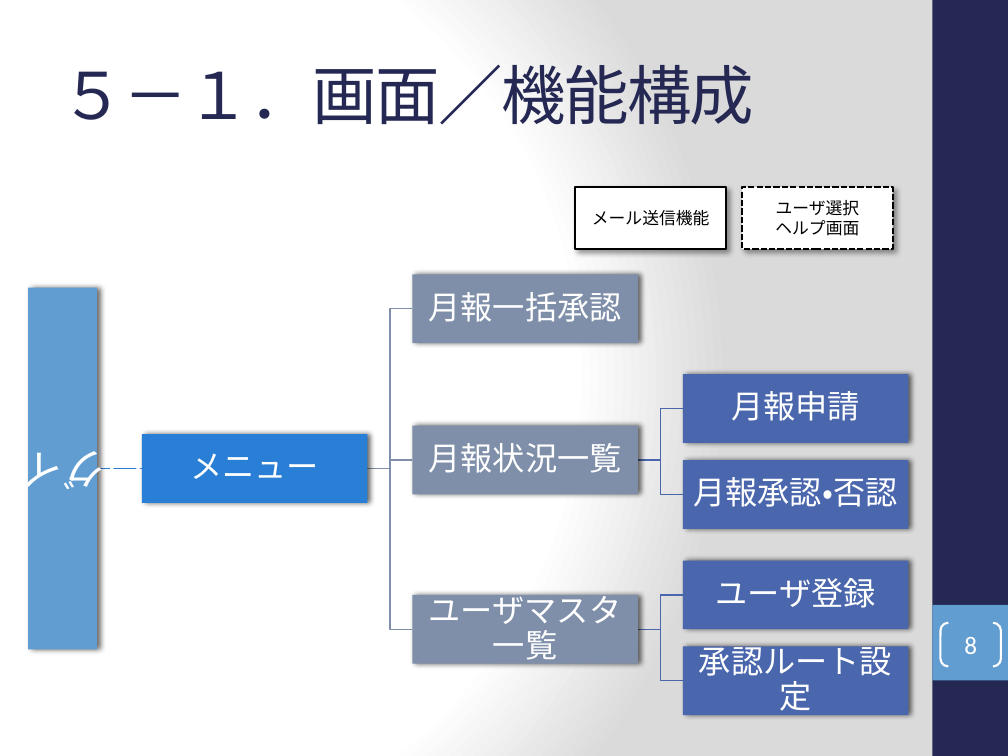
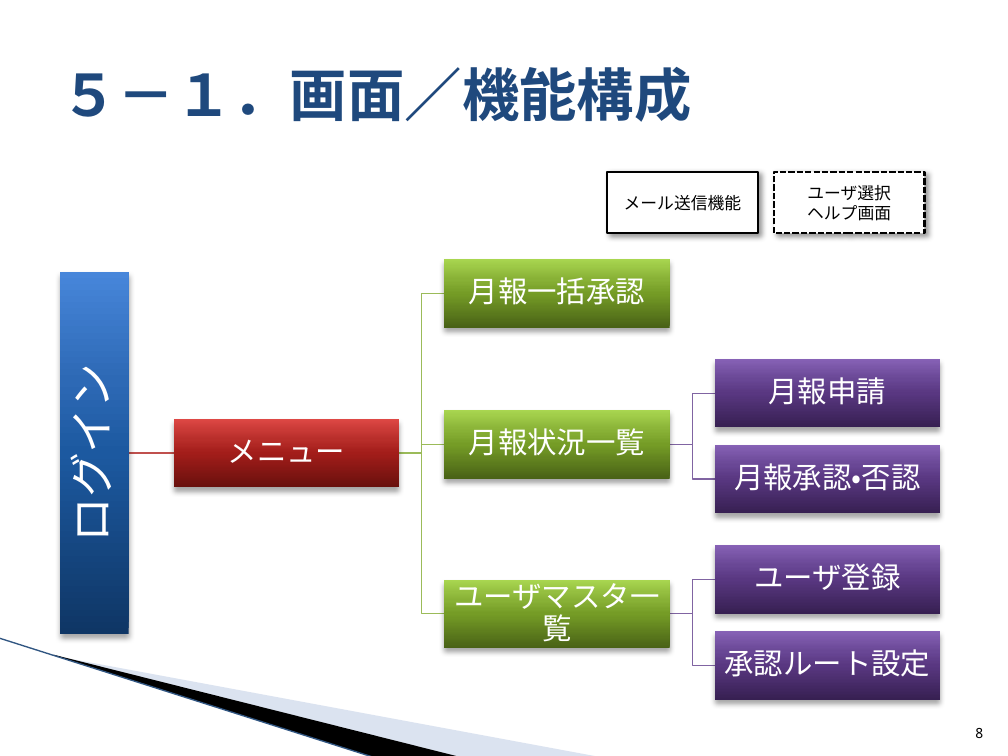
Before and after one commit to around7days/AppFreeMemo, a slide deck: slide 8 of 月報システム化提案.pptx. Drawn at 1008x756 pixels with LibreOffice and Linux fonts; fonts in the diff are those of the drawing; background and template pictures are left out. Boxes give left, top, right and bottom in pixels: in the first picture for what was removed or moved away, otherwise in the second. Text is boxed around its words. In the diff, an @@ line names an element or a change of style, - is before the commit and + after.

```diff
--- a/月報システム化提案.pptx
+++ b/月報システム化提案.pptx
@@ background gradient #FFFFFF to #DADADA to #FFFFFF @@
@@ rectangle removed at bbox=[932, 0, 1008, 756] @@
@@ title "５－１．画面／機能構成" at bbox=[60, 67, 691, 122]: size 46 to 41 pt, font Cambria to Noto Sans Mono, text colour #242852 to #1F497D, letter spacing -1 to 0 pt, bold on @@
@@ rectangle "メール送信機能" at bbox=[607, 171, 757, 233]: font Calibri to Noto Sans Mono @@
@@ rectangle "ユーザ選択" at bbox=[774, 171, 924, 233]: font Calibri to Noto Sans Mono @@
@@ 3 texts, 3 rectangles: place and size @@
-3 texts, 3 rectangles at bbox=[412, 274, 638, 666]
+3 texts, 3 rectangles at bbox=[445, 259, 670, 648]
@@ fill #7F8FA9 to gradient #4A6316 to #769C27 to #89B137 to #A9D651; shadow changed in 3 elements at bbox=[445, 410, 670, 479], bbox=[445, 580, 670, 648], bbox=[445, 259, 670, 328] @@
@@ text "ログイン": place and size @@
-text "ログイン" at bbox=[21, 449, 147, 502]
+text "ログイン" at bbox=[57, 380, 122, 537]
@@ text "ログイン" at bbox=[57, 380, 122, 537]: size 30 to 32 pt, font Calibri to Noto Sans Mono; rotation 180 to 270 degrees @@
@@ rectangle at bbox=[60, 272, 129, 634]: fill #629DD1 to gradient #0F3766 to #1D59A1 to #2D6AB6 to #4786DB; shadow changed @@
@@ size 23 to 21 pt, font Calibri to Noto Sans Mono in 8 elements at bbox=[769, 377, 887, 410], bbox=[734, 463, 920, 496], bbox=[754, 563, 900, 591], bbox=[724, 649, 930, 677], bbox=[469, 428, 645, 462], bbox=[454, 577, 659, 647], bbox=[469, 277, 645, 311], bbox=[228, 439, 346, 463] @@
@@ rectangle at bbox=[173, 418, 399, 487]: fill #297FD5 to gradient #68100E to #A41E1A to #B92E2A to #DF4845; shadow changed @@
@@ outline #4A66AC 1 pt to #8064A2 0.75 pt in 4 elements at bbox=[669, 445, 715, 479], bbox=[669, 614, 715, 665], bbox=[669, 580, 715, 614], bbox=[669, 393, 715, 445] @@
@@ freeform shape at bbox=[129, 448, 174, 458]: outline #297FD5 1 pt to #C0504D 0.75 pt @@
@@ 8 rectangles, 8 freeform shapes, 5 texts: place and size @@
-8 rectangles, 8 freeform shapes, 5 texts at bbox=[29, 187, 909, 717]
+8 rectangles, 8 freeform shapes, 5 texts at bbox=[60, 171, 940, 700]
@@ outline #7F8FA9 1 pt to #9BBB59 0.75 pt in 3 elements at bbox=[399, 439, 445, 450], bbox=[399, 293, 445, 453], bbox=[399, 453, 445, 614] @@
@@ rectangle removed at bbox=[932, 605, 1008, 680] @@
@@ line added from (0, 638) to (374, 756), #9EB3D6 0.95 pt @@
@@ freeform shape added at bbox=[53, 654, 461, 756], fill #000000 @@
@@ freeform shape added at bbox=[55, 655, 600, 756], fill #A7B9DB at 40% opacity @@
@@ fill #4A66AC to gradient #372152 to #593782 to #6A4895 to #8763B7; shadow changed in 4 elements at bbox=[715, 445, 940, 513], bbox=[715, 545, 940, 614], bbox=[715, 359, 940, 427], bbox=[715, 631, 940, 700] @@
@@ page number: place and size @@
-page number at bbox=[940, 623, 1001, 666]
+page number at bbox=[975, 728, 983, 738]
@@ page number at bbox=[975, 728, 983, 738]: size 18 to 10 pt, font Calibri to Noto Sans Mono, text colour #FFFFFF to #000000; alignment centre to right; vertical alignment middle to bottom; outline #FFFFFF 1.5 pt to none @@
```
Also in this commit, not shown: 12 other slides changed, 2 other files.
